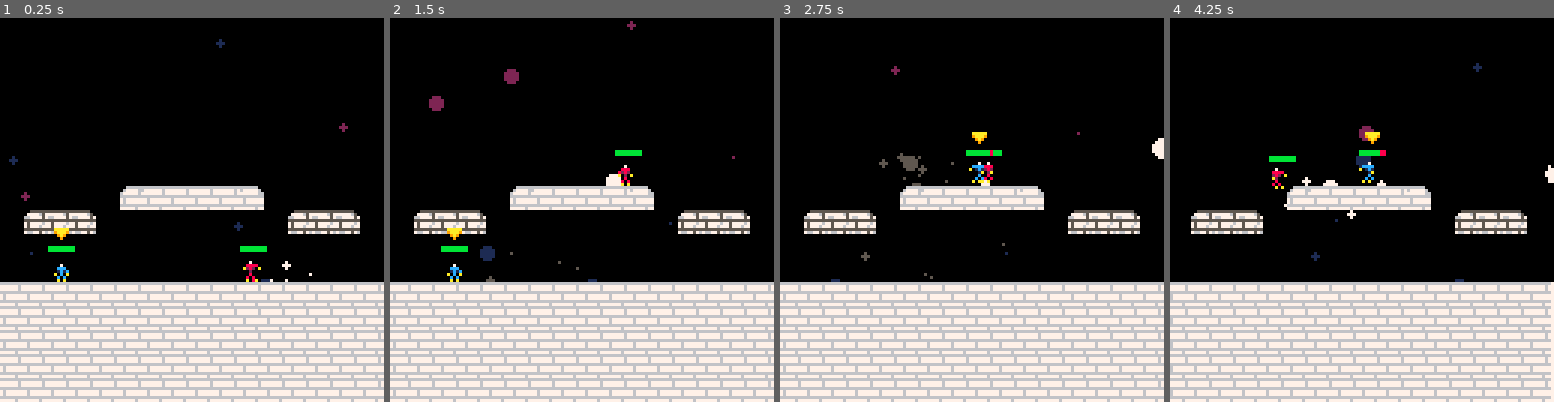
Above: before the commit, frames 1-4 (left to right).
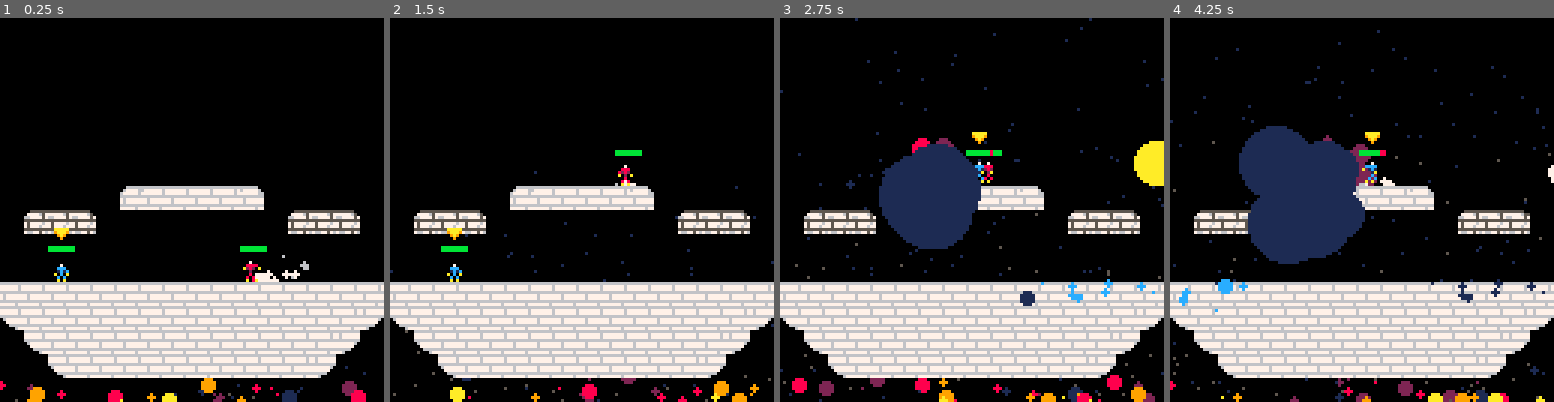
Above: after the commit, the same moments.

Repository: TThanushan/You_against_You
Game: PICO-8 cartridge you_against_you.p8
Same seed, same stepped clock (60 frames per second), same inputs: the game is played once before the commit and once after it.
Inputs:
- Up to frame 1 (0.25 s): no input
- Up to frame 2 (1.5 s): tap X (X key) at 0.33, 1.07 s; tap O (Z key) at 0.7 s
- Up to frame 3 (2.75 s): hold Right 1.6-2.1 s; tap O (Z key) at 1.7, 2.1, 2.5 s; tap X (X key) at 1.85 s; hold Up 2.15-2.42 s; hold Right from 2.47 s (still down)
- Up to frame 4 (4.25 s): tap O (Z key) every 0.4 s from 2.9 to 4.1 s; tap X (X key) at 2.97, 4.08 s; release Right at 3.03 s; hold Left 3.08-3.58 s; hold Right from 4.02 s (still down)

The runs differ from the first frame. In frame 1, 9.6% of the frame differs, in the area x 0-100%, y 5-100%; in frame 2, 9.9%; in frame 3, 17%; in frame 4, 24%, in the area x 0-100%, y 3-100%.

Commit message:
add blood part

Diff:
--- a/you_against_you.p8
+++ b/you_against_you.p8
@@ -123,10 +124,14 @@
 		if (obj.draw_layer == 0) obj:draw()
 	end
 
+
 	player:draw()
 
 	for obj in all(gameobjects) do
 		if (obj.draw_layer == 1) obj:draw()
+	end
+	for p in all(part) do
+		if (p.tpe == 3) circfill(p.x+shkx, p.y+shky, p.size, p.col)
 	end
 
 end
@@ -142,8 +147,8 @@
 	-- 	shky+ground_bridge.y0, ground_bridge.light_color)
 
 	-- dark part
-	rectfill(shkx+ground_bridge.x0, shky+ground_bridge.y0 + 8,
-		shkx+ground_bridge.x1,shky+ground_bridge.y1, ground_bridge.dark_color)
+	-- rectfill(shkx+ground_bridge.x0, shky+ground_bridge.y0 + 8,
+	-- 	shkx+ground_bridge.x1,shky+ground_bridge.y1, ground_bridge.dark_color)
 	-- platform 1
 	map(0, 0, 0 + shkx, 0 + shky, 16, 16)
 	-- spr(9, shkx+platform1.x0, shky+platform1.y1)
@@ -313,7 +318,7 @@
 					self.weapon_info.move_speed,
 					self.weapon_info.bullet_sprite,
 					'bullet', target_tag)
-				shake_h(2)
+				shake_h(0.5)
 			end
 
 		end,
@@ -442,11 +447,19 @@
 				self.timer.walk_sfx_timer = time() + self.move_speed/4
 			end
 		end,
-		take_damage = function (self, damage)
+		take_damage = function (self, damage, direction)
+			local d = direction or 1
 			self.current_health -= damage
 			if self.current_health < 0 then
 				self.current_health = 0
 			end
+			local colarr = {colors.blue, colors.dark_blue}
+			local colarr2 = {colors.dark_blue}
+			if (self.is_bot) then
+				colarr = {colors.red, colors.dark_purple}
+				colarr2 = {colors.dark_purple}
+			end
+			add_blood_part(self.x, self.y, d, colarr, colarr2)
 			sfx(5)
 			whiteframe = true
 		end,
@@ -456,7 +469,7 @@
 			self.y -= 5
 
 			self.dy = -4
-			shake_v(1)
+			shake_v(0.5)
 			sfx(0)
 			run_dust(self.x, self.y+13, 1)
 			run_dust(self.x, self.y+13, -1)
@@ -465,7 +478,7 @@
 		walk_particle = function(self)
 			if self.state == 'running' and rnd()>0.5 and
 			self.grounded then
-				dust_part(self.x+4, self.y+10, 2,{colors.white, colors.dark_gray})
+				dust_part(self.x+4, self.y+10, 2,{colors.white, colors.light_gray, colors.dark_gray, colors.dark_blue})
 			end
 		end,
 		do_physics=function(self)
@@ -558,7 +571,8 @@
 		end
 	end,
 	explode=function(self)
-	  hit_part(self.x, self.y,{7, 6, 5})
+	  -- hit_part(self.x, self.y,{7, 6, 5})
+	  dust_part(self.x, self.y, 3 + rnd(3), {colors.yellow, colors.orange, colors.red, colors.dark_purple}, rnd(4))
 	  -- if self.target:get_tag() !='player' then sfx(0) end
 	end,
 	destroy = function (self)
@@ -569,7 +583,9 @@
 		local enemy = closest_obj(self, self.target_tag)
 		if enemy != nil and distance(self, enemy) < self.range then
 			-- sfx(1)
-			enemy:take_damage(self.damage)
+			local d = 1
+			if enemy.x < self.x then d = -1 end
+			enemy:take_damage(self.damage, d)
 			-- enemy backoff
 			move_toward(enemy, {x=self.x, y=enemy.y}, -self.backoff)
 
@@ -684,8 +700,16 @@
 end
 
 function draw_bg_decors()
-	add_part(rnd(128), 100, 2, rnd(3), rnd(20) + 0, rnd(2) - rnd(2), -10 + -rnd(1),
-		{colors.dark_blue, colors.dark_purple})
+	local speed = -0.1 + -rnd(1)
+	local col = colors.dark_gray
+	if (speed < -0.5) then col = colors.dark_blue end
+	add_part(rnd(128), 128, 2, 0.1, 200, 0, speed,
+			{col})
+	for i=0, 2, 1 do
+		add_part(rnd(128), 128, 2, rnd(3), rnd(20) + 0, rnd(2) - rnd(2), -rnd(1),
+			{colors.yellow, colors.orange, colors.red, colors.dark_purple, colors.dark_blue})
+	end
+
 end
 
 -- todo
@@ -694,8 +718,8 @@
 end
 
 -- ##part
-function add_part(x, y ,tpe, size, mage, dx, dy, colarr)
-
+function add_part(x, y ,tpe, size, mage, dx, dy, colarr, layer)
+ local l = layer or 0
  local p = {
   x=x,
   y=y,
@@ -708,7 +732,7 @@
   mage=mage,
   col=col,
   colarr=colarr,
-  layer=0
+  layer=l
 
  }
 
@@ -726,6 +750,8 @@
 			p.size -= 0.1
 		elseif p.tpe == 2 then
 			circfill(p.x+shkx, p.y+shky, p.size, p.col)
+		elseif p.tpe == 3 then
+			circfill(p.x+shkx, p.y+shky, p.size, p.col)
 		end
 	end
 end
@@ -746,14 +772,36 @@
 			ci = 1+flr(ci*#p.colarr)
 			p.col = p.colarr[ci]
 		end
-		p.x+=p.dx
-		p.y+=p.dy
+		-- if (p.tpe != 3 or ((p.tpe == 3 and p.y < ground_y+8))) then
+		if (p.tpe != 3 or ((p.size < 3 and p.y < ground_y+8)
+			or (p.size > 3 and is_player_on_a_platform(p.x, p.y+16)))) then
+		-- if (p.tpe != 3 or ((p.tpe == 3 and ((p.size < 3 and p.y < ground_y+8)
+		--  or is_player_on_a_platform(p.x, p.y+16))))) then
+			p.x+=p.dx
+			p.y+=p.dy
+		end
+		if (p.tpe == 3 and p.size >= 3) then
+			p.y+=p.dy/(10 + p.age)
+		end
 	end
 end
 function dust_part(x, y, size, colarr, number)
-	number = number or 0
+	number = number or 1
 	for i=0, number, 1 do
-		add_part(rnd(5)-rnd(5)+x, rnd(5)-rnd(5)+y, 1, rnd(size)+size-1, rnd(5)+35, (rnd(10)-rnd(10))/30, (rnd(10)-rnd(10))/30, colarr)
+		add_part(rnd(5)-rnd(5)+x, rnd(5)-rnd(5)+y,
+		 1, rnd(size)+size-1, rnd(5)+35, (rnd(10)-rnd(10))/30, (rnd(10)-rnd(10))/30, colarr)
+	end
+end
+
+-- function add_part(x, y ,tpe, size, mage, dx, dy, colarr, layer)
+
+function add_blood_part(x, y, direction, colarr, colarr2)
+	local n = rnd(30) + 5
+	for i=0, n, 1 do
+		add_part(rnd(5)-rnd(5)+x, rnd(5)-rnd(5)+y, 3,
+		 rnd(2) + 0.1, rnd(5)+200, (rnd(10) + 5) * direction, rnd(10), colarr, 1)
+		add_part(rnd(5)-rnd(5)+x, rnd(5)-rnd(5)+y, 3,
+		 rnd(15) + 0.1, rnd(5)+50, (rnd(10) + 5) * direction, rnd(10), colarr2, 1)
 	end
 end
 
@@ -763,7 +811,8 @@
 
 function run_dust(x, y, _dir)
  for i=0, rnd(6)+4 do
-  local p add_part(rnd(5)-rnd(5)+x, rnd(5)-rnd(5)+y, 1, rnd(4)+2 -1, rnd(5)+35, (-rnd(40)/60)*_dir, (-rnd(20))/60, {7,6,5})
+  local p add_part(rnd(5)-rnd(5)+x, rnd(5)-rnd(5)+y, 1, rnd(4)+2 -1, rnd(5)+35,
+  	(-rnd(40)/60)*_dir, (-rnd(20))/60, {colors.white, colors.light_gray, colors.dark_gray, colors.dark_blue})
  end
 end
 
@@ -810,14 +859,14 @@
 end
 
 __gfx__
-00000000000000000000000000000000000000000000000000000000000000000000000066666666555555550066666666666600666666665555555500000000
-00000000000700000000000000070000000000000000000000666600067000000000000077777767777776570677776667777760777777677777765700000000
-0070070000ccc0000007000000888000000000000000000006665660066700000000000077777767667777576777776777777766777777676677775700000000
-000770000c1c100000ccc00008282000000000000000000006655560006670000000000066666666555555556666666666666666666666665555555500000000
-000770000a010a000c1c10000a020a000000000000000000086656600006679000aaaaa076777777757777677677777776777777767777777577776700000000
-00700700000c00000a0c0a000008000000000000000000000666568000006900009aaa9076777777757776777677777776777777767777777577767700000000
-0000000000c0c00000c0c00000808000000000000000000006885660000090900009a90066666666555555556666666666666666666666665555555500000000
-0000000000a0a00000a0a00000a0a000000000000000000008885880000000000000900077777677766775767777767777777677777776777667757600000000
+00000000000000000000000000000000000000000000000000000000000000000000000066666666555555550066666666666600666666666666666600000000
+00000000000700000000000000070000000000000000000000666600067000000000000077777767777776570677776667777760777777677677777700000000
+0070070000ccc0000007000000888000000000000000000006665660066700000000000077777767667777576777776777777766777777677677777700000000
+000770000c1c100000ccc00008282000000000000000000006655560006670000000000066666666555555556666666666666666666666666666666600000000
+000770000a010a000c1c10000a020a000000000000000000086656600006679000aaaaa076777777757777677677777776777777067777777777776000000000
+00700700000c00000a0c0a000008000000000000000000000666568000006900009aaa9076777777757776777677777776777777007777777777770000000000
+0000000000c0c00000c0c00000808000000000000000000006885660000090900009a90066666666555555556666666666666666000666666666600000000000
+0000000000a0a00000a0a00000a0a000000000000000000008885880000000000000900077777677766775767777767777777677000006777760000000000000
 00000000000000000000700000000000000000000000000000000000000000000099000000000000009900000055555555555500000000000000000000000000
 000000000007000000cccc0000000000000070000000000000000000009900000599900000990000059990000777765777777650000000000000000000000000
 0000000000ccc0000a01c1000a00700000cccc000000000000000000059990005544000005999000554400006677775766777757000000000000000000000000
@@ -835,12 +884,12 @@
 00000000000000000000000000000000000000000000000000000000566600000033067000330670003300000033067000330670000000000000000000000000
 00000000000000000000000000000000000000000000000000000000003300000000000000000000000000000000000000000000000000000000000000000000
 00000000000000000000000000000000000000000000000000000000000000000000000000000000000000000000000000000000000000000000000000000000
-00000000070770700777777000777770000000000000000000000000000000000777777004449990099999900000000000000000000000000000000000000000
-00000000077777777777777707777777000000000000000000000000007777707777777704667790097777900000000000000000000000000000000000000000
-00000000777777777777777777777777000000000000000000000000077777777777777704667790097777900000000000000000000000000000000000000000
-00000000777777777777777777777777000000000000000000000000077777777777777704667790046776400000000000000000000000000000000000000000
-00000000077777770777777007777777000000000000000000000000007777700777777000467900004664000000000000000000000000000000000000000000
-00000000077070700000000000777770000000000000000000000000000000000000000000049000000440000000000000000000000000000000000000000000
+00000000077777700777777007777770000000000000000000000000000000000777777004449990099999900000000000000000000000000000000000000000
+00777700777777777777777777777777000000000000000000000000007777707777777704667790097777900000000000000000000000000000000000000000
+07777770777777777777777777777777000000000000000000000000077777777777777704667790097777900000000000000000000000000000000000000000
+07777770777777777777777777777777000000000000000000000000077777777777777704667790046776400000000000000000000000000000000000000000
+00777700077777770777777007777777000000000000000000000000007777700777777000467900004664000000000000000000000000000000000000000000
+00000000077777700000000007777770000000000000000000000000000000000000000000049000000440000000000000000000000000000000000000000000
 00000000000000000000000000000000000000000000000000000000000000000000000000000000000000000000000000000000000000000000000000000000
 00003800000003800000380000033000000000000000000000000000000000000000000000000000000000000000000000000000000000000000000000000000
 00003800000003300000380000038000000000000000000000000000000000000000000000000000000000000000000000000000000000000000000000000000
@@ -905,32 +954,31 @@
 0000000000000000000000000000000000000000000000000000000000000000000000000000000000000000000000000000000000000000000000000000000000000000000000000000000000000000000000000000000000000000000000000000000000000000000000000000000000000000000000000000000000000000
 0000000000000000000000000000000000000000000000000000000000000000000000000000000000000000000000000000000000000000000000000000000000000000000000000000000000000000000000000000000000000000000000000000000000000000000000000000000000000000000000000000000000000000
 0909090909090909090909090909090900000000000000000000000000000000000000000000000000000000000000000000000000000000000000000000000000000000000000000000000000000000000000000000000000000000000000000000000000000000000000000000000000000000000000000000000000000000
-0909090909090909090909090909090900000000000000000000000000000000000000000000000000000000000000000000000000000000000000000000000000000000000000000000000000000000000000000000000000000000000000000000000000000000000000000000000000000000000000000000000000000000
-0909090909090909090909090909090900000000000000000000000000000000000000000000000000000000000000000000000000000000000000000000000000000000000000000000000000000000000000000000000000000000000000000000000000000000000000000000000000000000000000000000000000000000
-0909090909090909090909090909090900000000000000000000000000000000000000000000000000000000000000000000000000000000000000000000000000000000000000000000000000000000000000000000000000000000000000000000000000000000000000000000000000000000000000000000000000000000
-0909090909090909090909090909090900000000000000000000000000000000000000000000000000000000000000000000000000000000000000000000000000000000000000000000000000000000000000000000000000000000000000000000000000000000000000000000000000000000000000000000000000000000
-…(25 lines of a section not shown)…
+0d09090909090909090909090909090e00000000000000000000000000000000000000000000000000000000000000000000000000000000000000000000000000000000000000000000000000000000000000000000000000000000000000000000000000000000000000000000000000000000000000000000000000000000
+000d0909090909090909090909090e0000000000000000000000000000000000000000000000000000000000000000000000000000000000000000000000000000000000000000000000000000000000000000000000000000000000000000000000000000000000000000000000000000000000000000000000000000000000
+00000d090909090909090909090e000000000000000000000000000000000000000000000000000000000000000000000000000000000000000000000000000000000000000000000000000000000000000000000000000000000000000000000000000000000000000000000000000000000000000000000000000000000000
+…(25 lines of a section not shown)…
Not shown, changed: README.md
